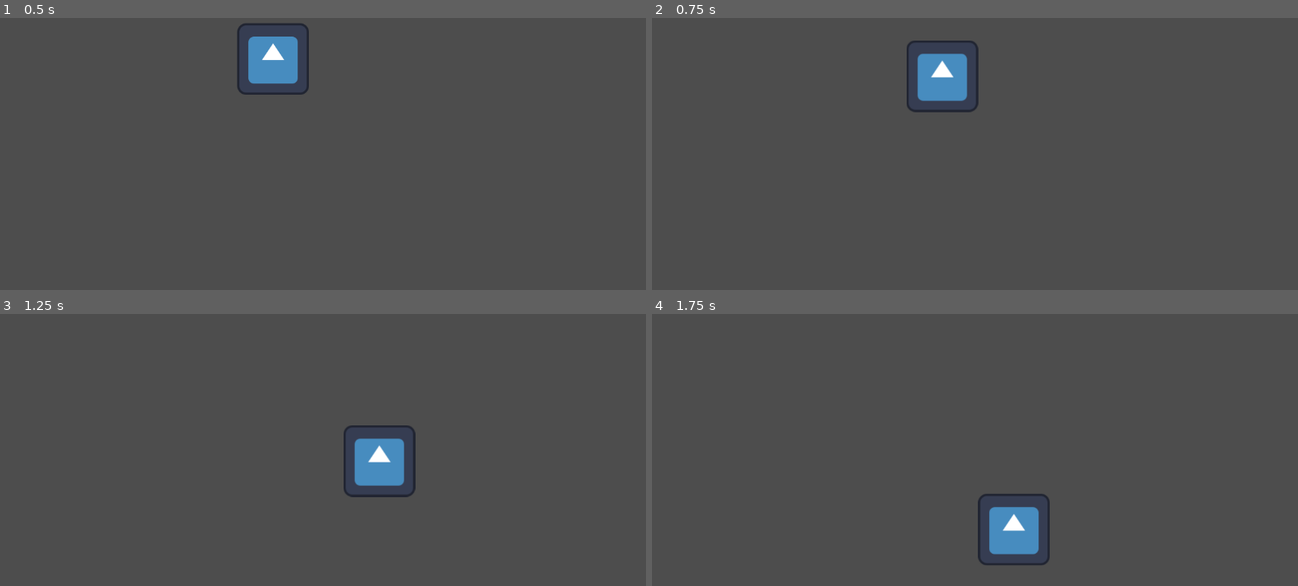
Above: before the commit, frames 1-4 (two rows, left to right).
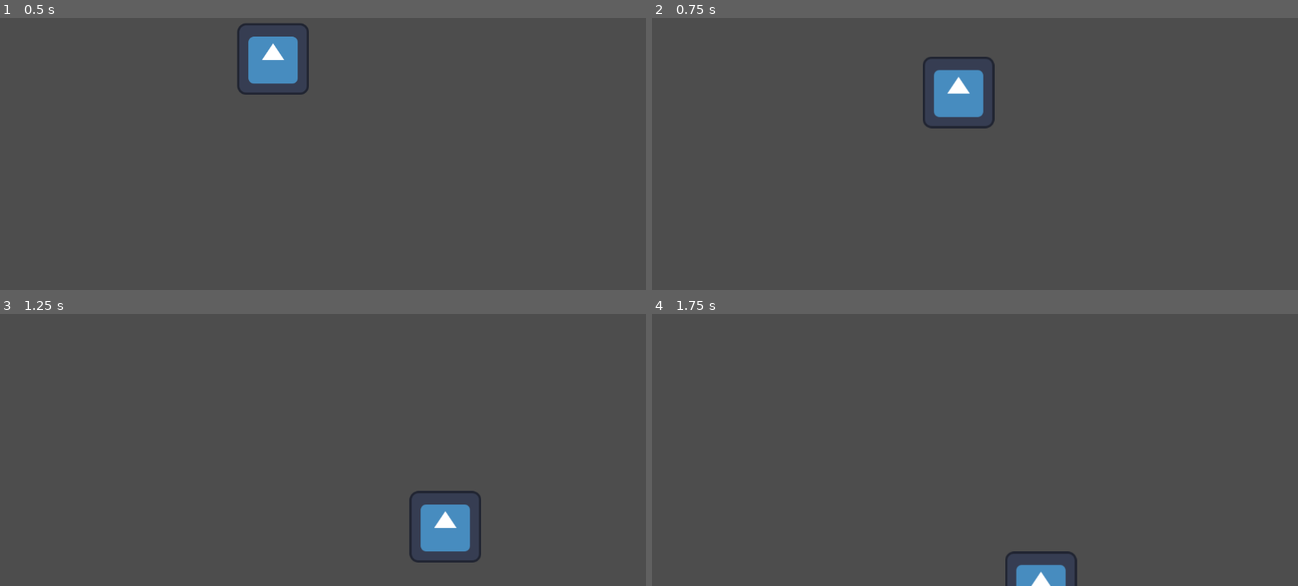
Above: after the commit, the same moments.

Repository: Nolucci/CGJ2025
Game: Godot game, scene res://scenes/player/player.tscn
The game is run twice, just before and just after one commit, with the same random seed, the same clock (stepped at 60 frames per second) and the same inputs. The engine's default icon, where the game draws it, is replaced by a stand-in: a white triangle on a blue panel in a dark square.
Inputs (mouse positions are in pixels of both pictures, inside the frame that each line leads up to):
- Up to frame 1 (0.5 s): no input
- Up to frame 2 (0.75 s): tap Enter at 0.5 s; move the mouse to (1117, 91) at 0.52 s; hold D (move_right) from 0.53 s (still down); hold S (move_bot) from 0.53 s (still down)
- Up to frame 3 (1.25 s): keep holding D (move_right); keep holding S (move_bot)
- Up to frame 4 (1.75 s): move the mouse to (845, 422) at 1.27 s; release D (move_right) at 1.28 s; release S (move_bot) at 1.28 s; hold Left (move_left) from 1.28 s (still down); tap W (move_top) at 1.35 s

Frame 1 is identical in both runs. In frame 2, 2.3% of the frame differs, in the area x 39-54%, y 8-41%; in frame 3, 3.5%, in the area x 53-75%, y 40-92%; in frame 4, 2.5%.

Commit message:
player data 2ND part

Diff:
--- a/project.godot
+++ b/project.godot
@@ -14,6 +14,11 @@
 run/main_scene="res://scenes/player/player.tscn"
 config/features=PackedStringArray("4.3", "Forward Plus")
 config/icon="res://icon.svg"
+
+[autoload]
+
+PlayerManager="*res://scripts/global/player_manager.gd"
+EventManager="*res://scripts/global/event_manager.gd"
 
 [input]
 
--- a/resources/player_data/player_data.gd
+++ b/resources/player_data/player_data.gd
@@ -3,4 +3,35 @@
 class_name PlayerData
 
 @export var name: String = "Alain"
-@export var upgrade: Array[PlayerUpgrade]  = []
+@export var money: int = 0
+@export var upgrades: Array[PlayerUpgrade] = []
+
+# Fonction pour acheter une amélioration
+func buy_upgrade(primary_key: int) -> bool:
+	var upgrade = find_upgrade_by_key(primary_key)
+	if upgrade == null:
+		print("Amélioration non trouvée pour la clé primaire:", primary_key)
+		return false
+	if not can_upgrade(upgrade):
+		return false
+	money -= upgrade.price
+	upgrade.current_level += 1
+	print("Amélioration achetée:", upgrade.name, "Niveau actuel:", upgrade.current_level)
+	return true
+
+# Fonction pour trouver une amélioration par clé primaire
+func find_upgrade_by_key(primary_key: int) -> PlayerUpgrade:
+	for u in upgrades:
+		if u.primary_key == primary_key:
+			return u
+	return null
+
+# Fonction pour vérifier si une amélioration peut être effectuée
+func can_upgrade(upgrade: PlayerUpgrade) -> bool:
+	if upgrade.cursrent_level >= upgrade.max_level:
+		print("Amélioration déjà au niveau maximum:", upgrade.name)
+		return false
+	if money < upgrade.price:
+		print("Pas assez d'argent pour acheter l'amélioration:", upgrade.name)
+		return false
+	return true
--- a/resources/player_data/upgrade.gd
+++ b/resources/player_data/upgrade.gd
@@ -5,4 +5,5 @@
 @export var name: String
 @export var descrition: String
 @export var price: int
-@export var currentLevel: int
+@export var max_level: int
+@export var current_level: int
--- a/scenes/player/player.tscn
+++ b/scenes/player/player.tscn
@@ -1,7 +1,24 @@
-[gd_scene load_steps=5 format=3 uid="uid://b0auwd0p4d0uu"]
+[gd_scene load_steps=9 format=3 uid="uid://b0auwd0p4d0uu"]
 
 [ext_resource type="Script" path="res://scripts/player/player.gd" id="1_f24cv"]
 [ext_resource type="Texture2D" uid="uid://cssb7carlqo26" path="res://icon.svg" id="2_v5h3j"]
+[ext_resource type="Script" path="res://resources/player_data/player_data.gd" id="2_yau7e"]
+[ext_resource type="Script" path="res://resources/player_data/upgrade.gd" id="3_m6ebt"]
+
+[sub_resource type="Resource" id="Resource_ihj28"]
+script = ExtResource("3_m6ebt")
+primary_key = 0
+name = ""
+descrition = ""
+price = 0
+max_level = 0
+current_level = 0
+
+[sub_resource type="Resource" id="Resource_la42g"]
+script = ExtResource("2_yau7e")
+name = "Alain"
+money = 0
+upgrades = Array[ExtResource("3_m6ebt")]([SubResource("Resource_ihj28")])
 
 [sub_resource type="SpriteFrames" id="SpriteFrames_r4juv"]
 animations = [{
@@ -21,6 +38,10 @@
 [node name="Player" type="CharacterBody2D"]
 position = Vector2(487, 235)
 script = ExtResource("1_f24cv")
+maxSpeed = 700
+accel = 4000
+friction = 2000
+data = SubResource("Resource_la42g")
 
 [node name="AnimatedSprite2D" type="AnimatedSprite2D" parent="."]
 sprite_frames = SubResource("SpriteFrames_r4juv")
--- a/scripts/player/player.gd
+++ b/scripts/player/player.gd
@@ -1,8 +1,11 @@
 extends CharacterBody2D
+
+class_name Player
 
 @export var maxSpeed = 450
 @export var accel = 2000
 @export var friction = 600
+@export var data: PlayerData
 
 var input = Vector2.ZERO
 var screen_size
